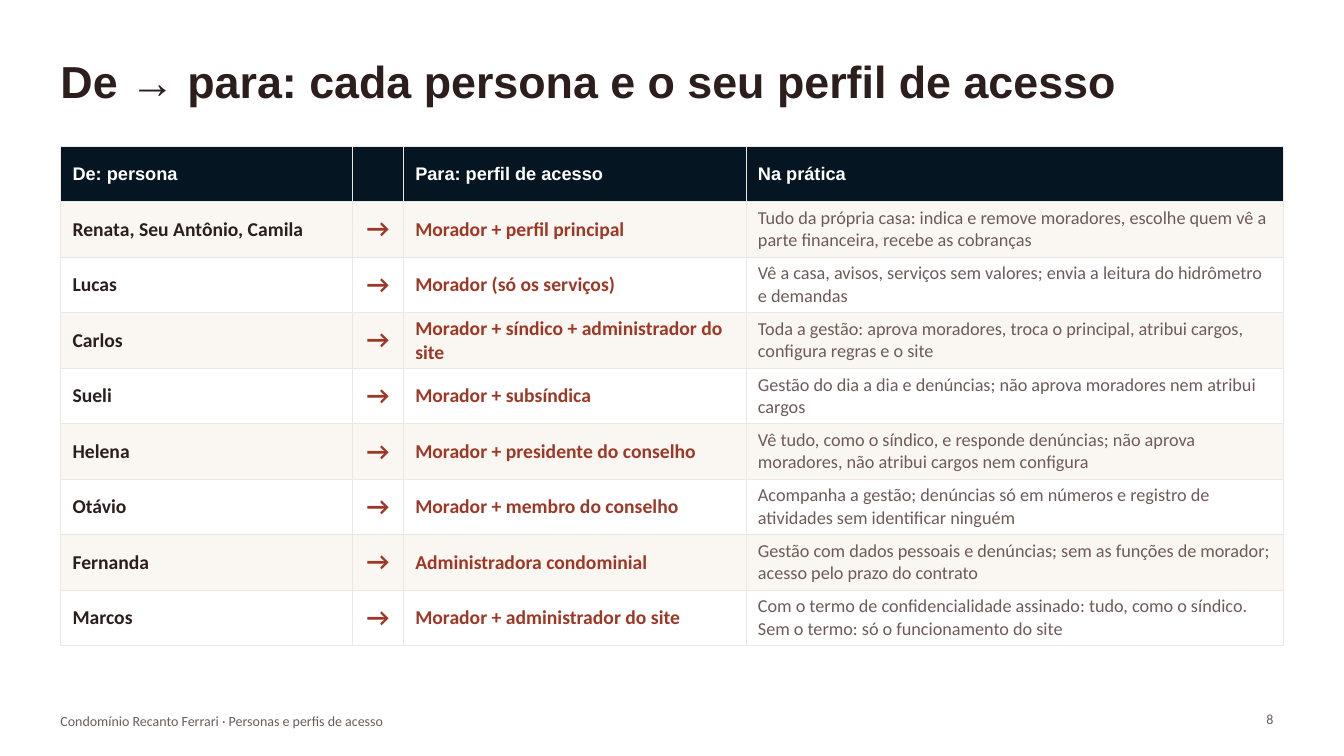
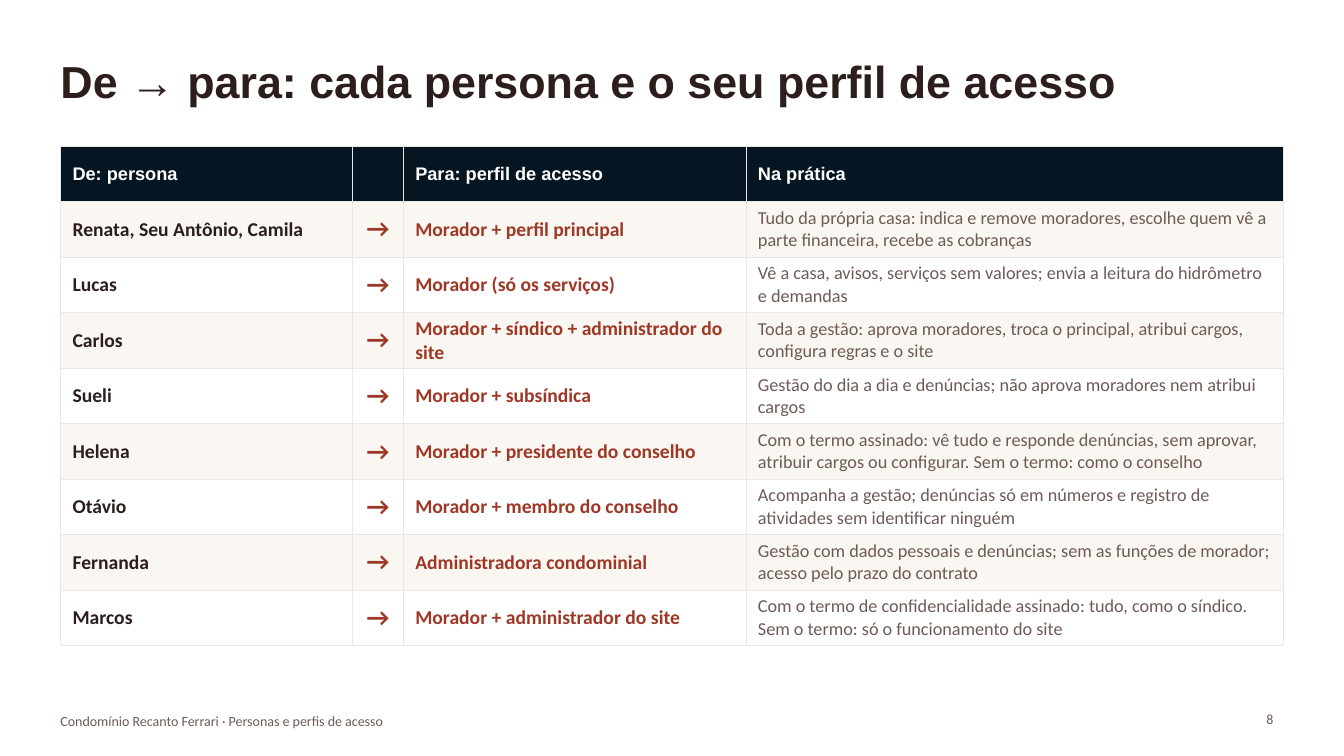
Before and after one commit to paulamuhlbach/recantoferrari, a slide deck: slide 8 of apresentacoes/Personas-e-perfis-de-acesso.pptx. Drawn at 1344x756 pixels with LibreOffice and Linux fonts; fonts in the diff are those of the drawing. Boxes give left, top, right and bottom in pixels: in the first picture for what was removed or moved away, otherwise in the second. Text is boxed around its words. In the diff, an @@ line names an element or a change of style, - is before the commit and + after.

```diff
--- a/apresentacoes/Personas-e-perfis-de-acesso.pptx
+++ b/apresentacoes/Personas-e-perfis-de-acesso.pptx
@@ table at [60, 146, 1284, 639] @@
-row 6, column 4: Vê tudo, como o síndico, e responde denúncias; não aprova moradores, não atribui cargos nem configura
+row 6, column 4: Com o termo assinado: vê tudo e responde denúncias, sem aprovar, atribuir cargos ou configurar. Sem o termo: como o conselho
```
Also in this commit, not shown: 5 other slides changed, 2 other files.
